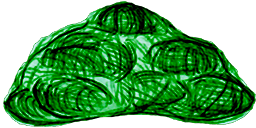
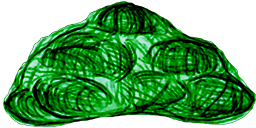
Revision of a layered 256 x 128 image; what changed, layer by layer:
removed layer "foliage" over [3, 1, 256, 127]
